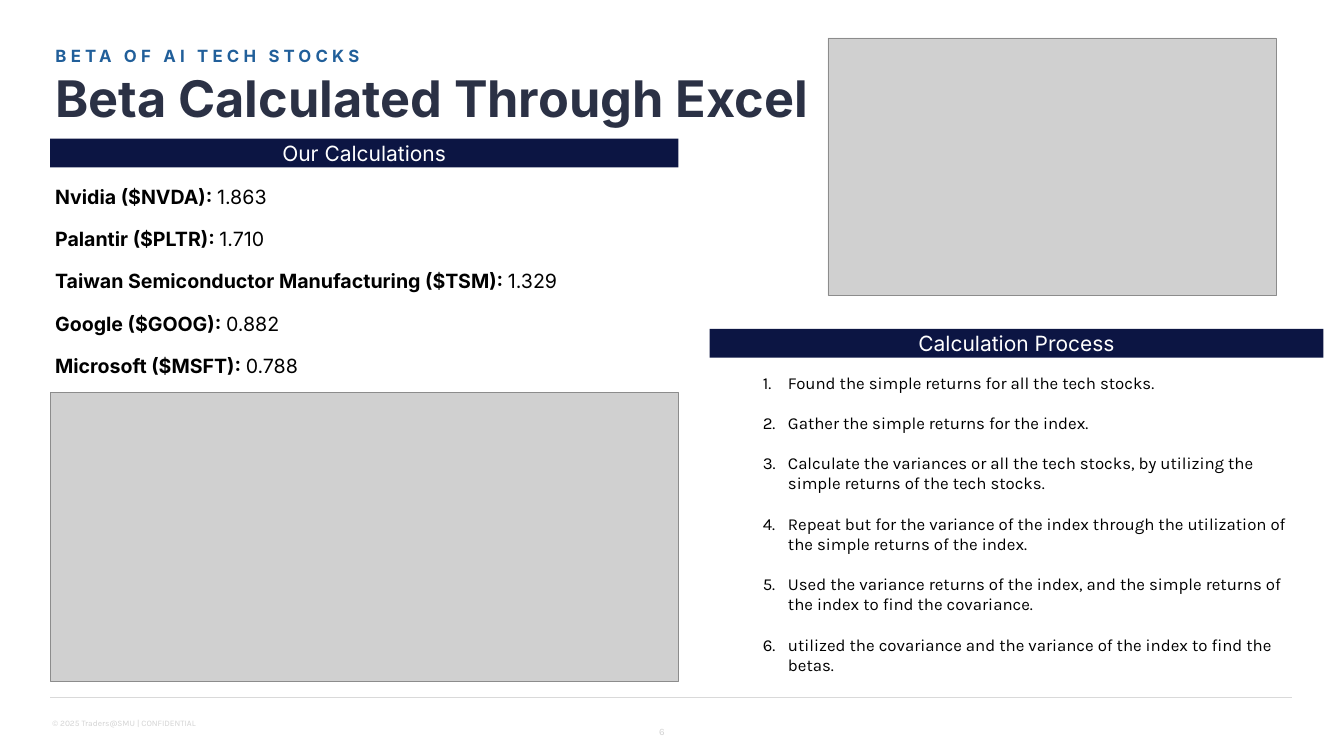
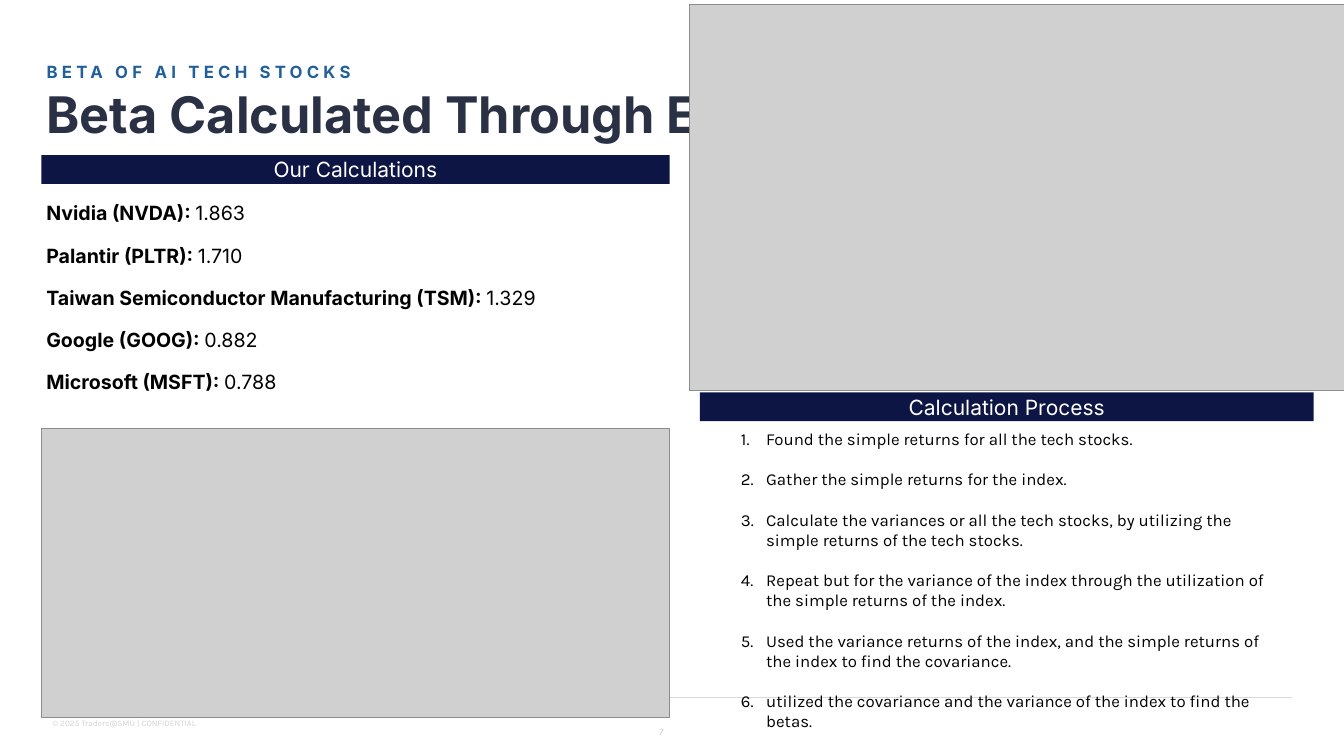
Before and after one commit to Traders-SMU/traders-smu-final-project-submission-dxerg123, a slide deck: slide 7 of Beta of AI Tech Stocks.pptx (slide 6 before the commit). Drawn at 1344x756 pixels with LibreOffice and Linux fonts; fonts in the diff are those of the drawing; grey boxes stand for pictures; background and template pictures are left out. Boxes give left, top, right and bottom in pixels: in the first picture for what was removed or moved away, otherwise in the second. Text is boxed around its words. In the diff, an @@ line names an element or a change of style, - is before the commit and + after.

Commit message:
Add files via upload
final

```diff
--- a/Beta of AI Tech Stocks.pptx
+++ b/Beta of AI Tech Stocks.pptx
@@ picture: place and size @@
-picture at [828,38,1276,295]
+picture at [689,5,1344,390]
@@ 1 title, 1 text, 1 rectangle: place and size @@
-1 title, 1 text, 1 rectangle at [50,80,808,167]
+1 title, 1 text, 1 rectangle at [41,91,799,184]
@@ text at [46,204,535,391]: text changed @@
-Nvidia ($NVDA): 1.863
-Palantir ($PLTR): 1.710
-Taiwan Semiconductor Manufacturing ($TSM): 1.329
-Google ($GOOG): 0.882
-Microsoft ($MSFT): 0.788
+Nvidia (NVDA): 1.863
+Palantir (PLTR): 1.710
+Taiwan Semiconductor Manufacturing (TSM): 1.329
+Google (GOOG): 0.882
+Microsoft (MSFT): 0.788
@@ rectangle "Calculation Process": place and size @@
-rectangle "Calculation Process" at [710,329,1323,358]
+rectangle "Calculation Process" at [700,393,1314,421]
@@ text "Found the simple returns for ...": place and size @@
-text "Found the simple returns for ..." at [788,377,1286,672]
+text "Found the simple returns for ..." at [766,433,1264,727]
@@ picture: place and size @@
-picture at [50,392,678,681]
+picture at [41,429,670,718]
@@ page number at [659,725,664,738]: text changed @@
-6
+7
```
Also in this commit, not shown: 9 other slides changed, 1 slide added.
